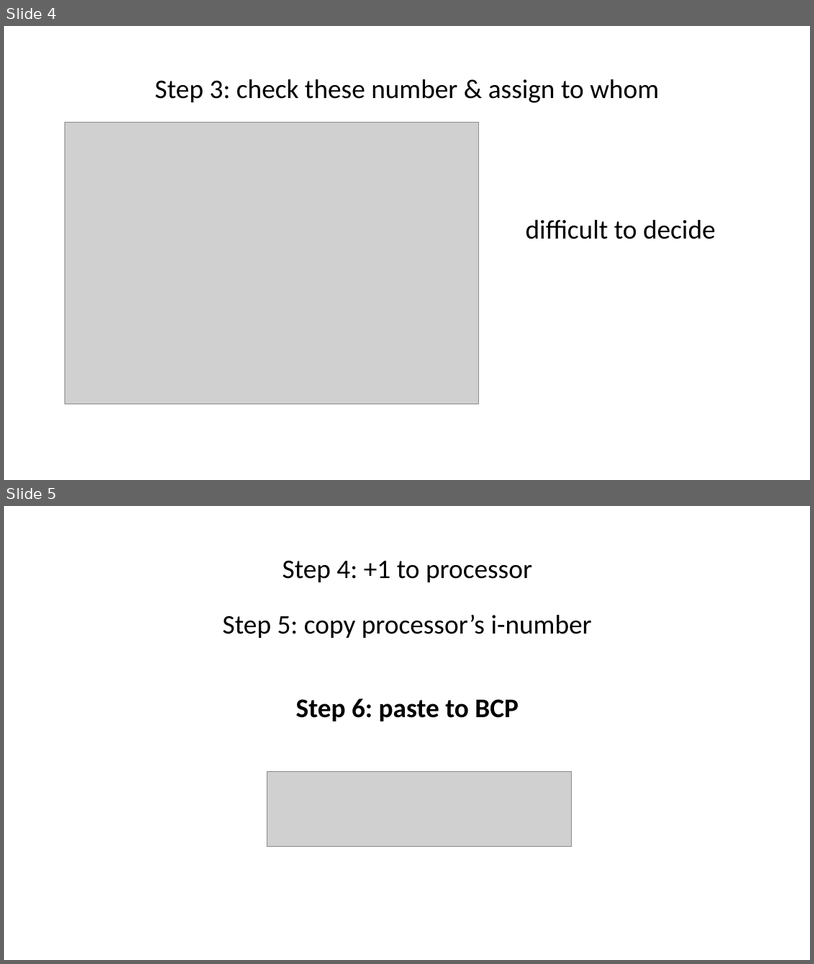
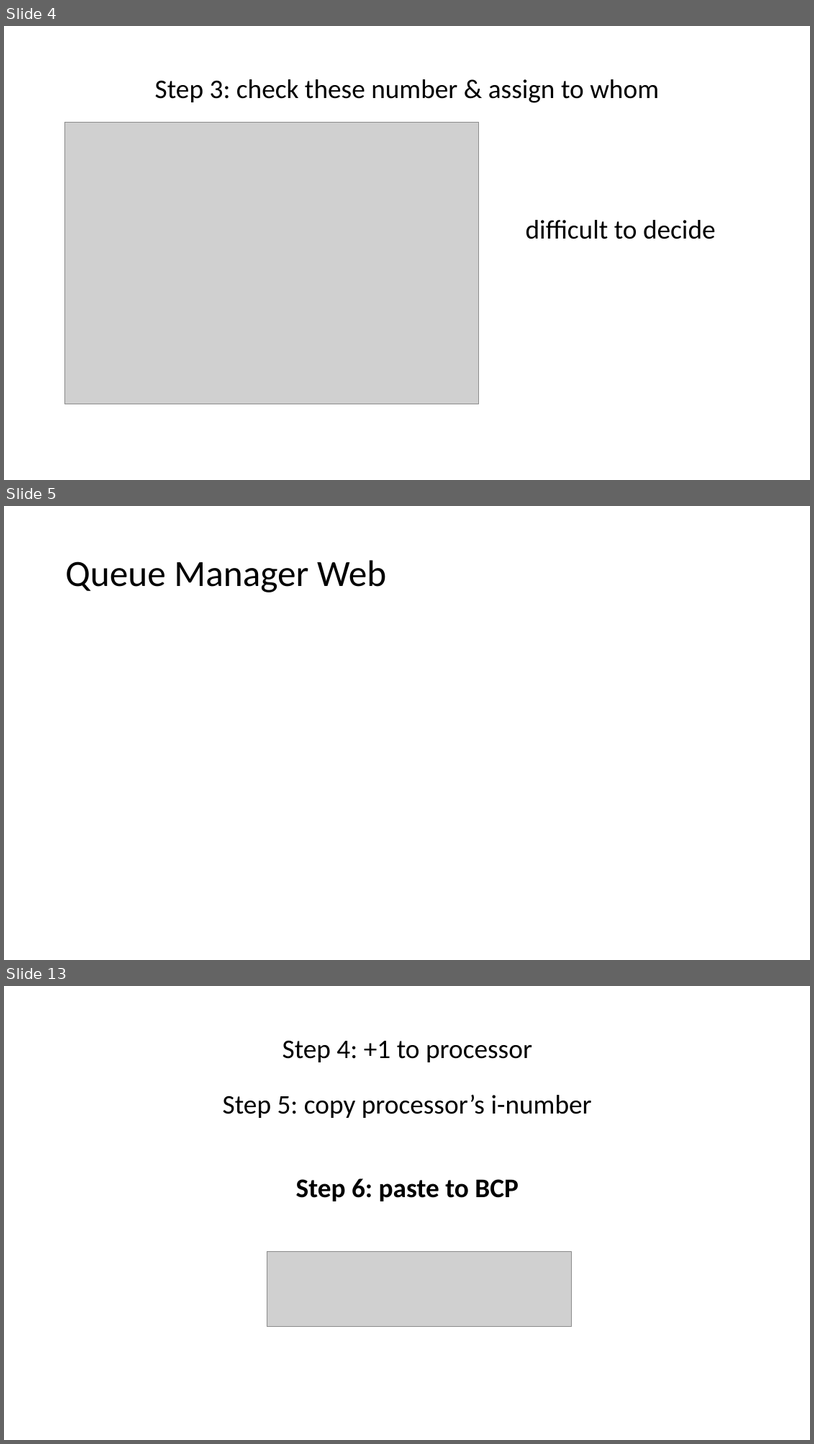
Before and after one commit to Ahaan17Saroch/Queue-Manager-Cloud-Dispatcher, a slide deck: SAP精简版.pptx. Shown one above the other, each under a label of ours: slides 4 and 5 before the commit, slides 4, 5 and 13 after it; the slides between them are not shown. The pictures are 814x964 and 814x1444 pixels, drawn with LibreOffice and Linux fonts; fonts in the diff are those of the drawing; grey boxes stand for pictures. Boxes give left, top, right and bottom in pixels: in the first picture for what was removed or moved away, otherwise in the second. Text is boxed around its words. In the diff, an @@ line names an element or a change of style, - is before the commit and + after.

```diff
--- a/SAP精简版.pptx
+++ b/SAP精简版.pptx
@@ slide 5 added at (4, 506, 810, 960), background #FFFFFF @@
@@ title added at (65, 560, 386, 592), 44 pt, text #000000 @@
+Queue Manager Web
@@ what was slide 5 is now slide 13 @@
```
Also in this commit, not shown: 3 slides changed, 8 other slides added, 1 slide removed, 3 other files.
